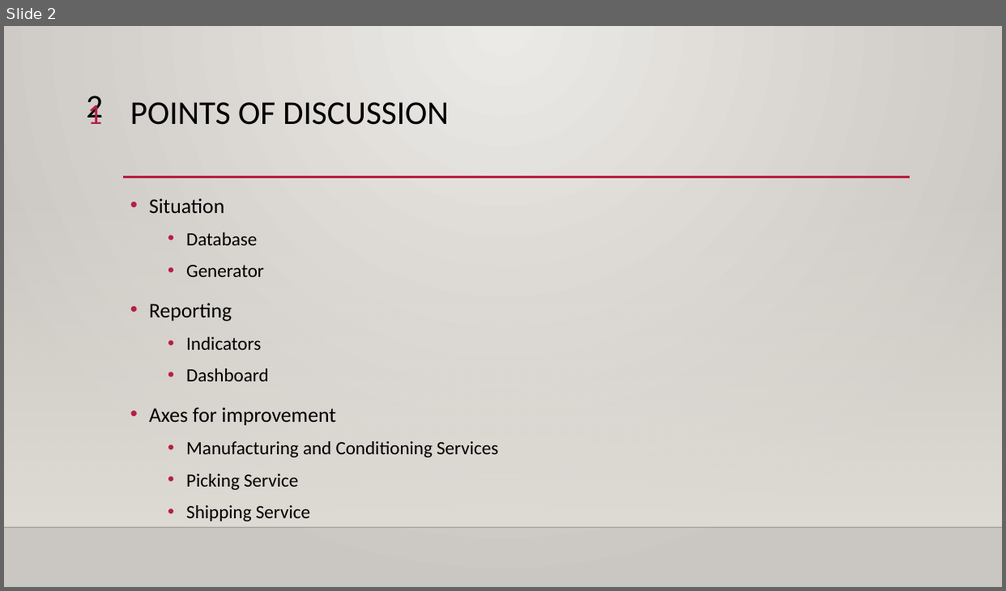
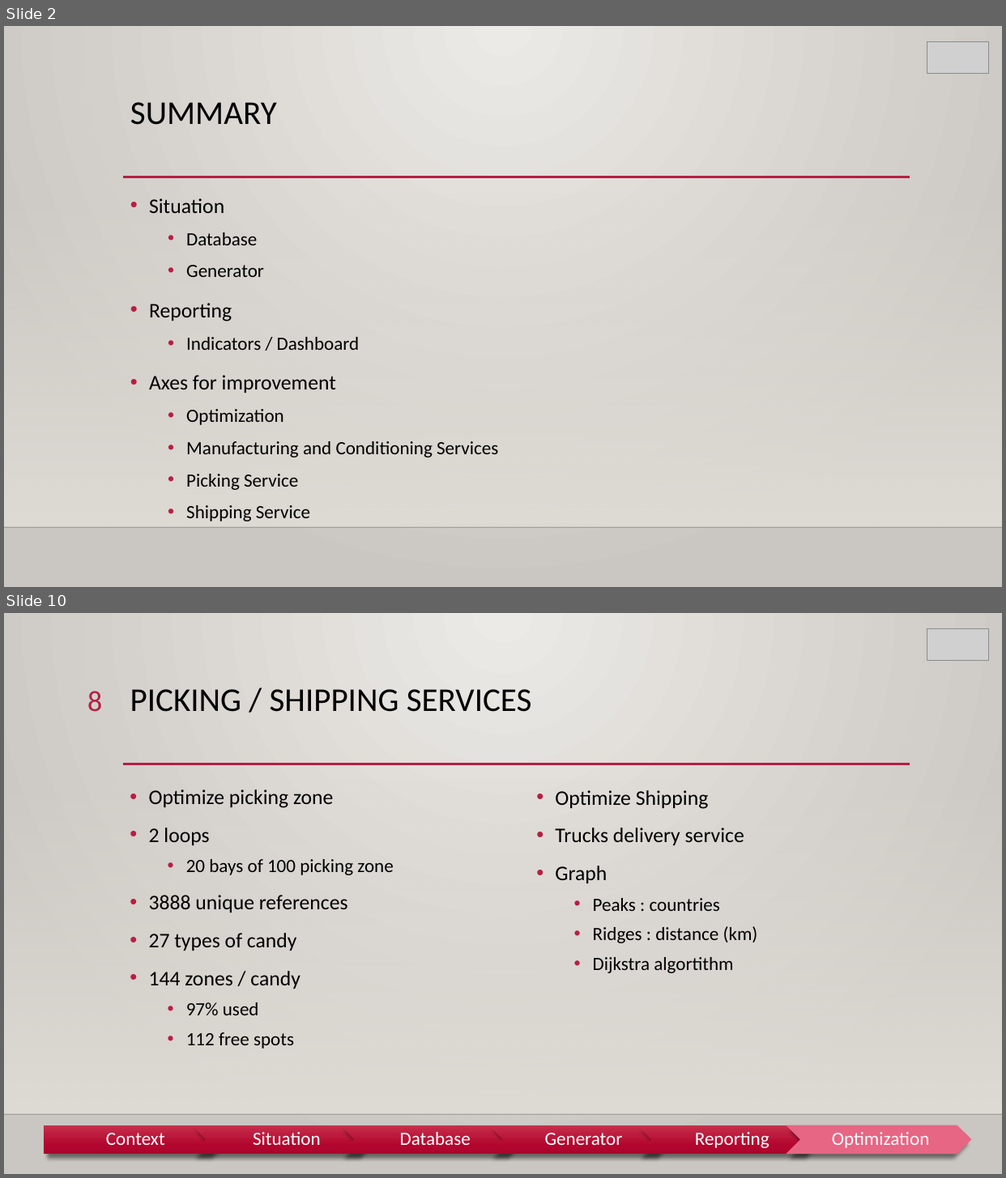
Before and after one commit to DylanCa/BIProject, a slide deck: Project Management/Data-Project.pptx. Shown one above the other, each under a label of ours: slide 2 before the commit, slides 2 and 10 after it; the slides between them are not shown. The pictures are 1006x591 and 1006x1178 pixels, drawn with LibreOffice and Linux fonts; fonts in the diff are those of the drawing; grey boxes stand for pictures; background and template pictures are left out. Boxes give left, top, right and bottom in pixels: in the first picture for what was removed or moved away, otherwise in the second. Text is boxed around its words. In the diff, an @@ line names an element or a change of style, - is before the commit and + after.

```diff
--- a/Project Management/Data-Project.pptx
+++ b/Project Management/Data-Project.pptx
@@ slide 10 added at (4, 613, 1002, 1174), background gradient #ECEAE7 to #CAC7C1; not listed: 3 template elements that a slide beside it also shows @@
@@ picture added at (927, 628, 988, 661) @@
@@ text added at (87, 691, 102, 711), 28 pt, text #B71E42 @@
+8
@@ title added at (130, 689, 532, 712), 32 pt, text #000000 @@
+PICKING / SHIPPING SERVICES
@@ text added at (149, 790, 393, 1049), 20 pt, text #000000 @@
+• Optimize picking zone
+• 2 loops
+  • 20 bays of 100 picking zone
+• 3888 unique references
+• 27 types of candy
+• 144 zones / candy
+  • 97% used
+  • 112 free spots
@@ text added at (555, 790, 758, 973), 18 pt, text #000000 @@
+• Optimize Shipping
+• Trucks delivery service
+• Graph
+  • Peaks : countries
+  • Ridges : distance (km)
+  • Dijkstra algortithm
@@ group added at (44, 1126, 972, 1155): 6 texts, 5 chevrons, 1 pentagon arrow @@
+Context
+Situation
+Database
+Generator
+Reporting
+Optimization
@@ slide 2 changed as well @@
@@ picture added at (927, 41, 988, 74) @@
@@ text removed at (86, 96, 103, 124) @@
-2
@@ text removed at (87, 100, 102, 124) @@
-1
@@ title at (130, 102, 277, 125): text changed @@
-POINTS OF DISCUSSION
+SUMMARY
@@ text at (186, 337, 360, 350): text changed @@
-  • Indicators
-  • Dashboard
+  • Indicators / Dashboard
@@ text at (186, 409, 284, 425): paragraph added @@
+  • Optimization
```
Also in this commit, not shown: 3 other slides changed, 6 other slides added, 1 slide removed.
